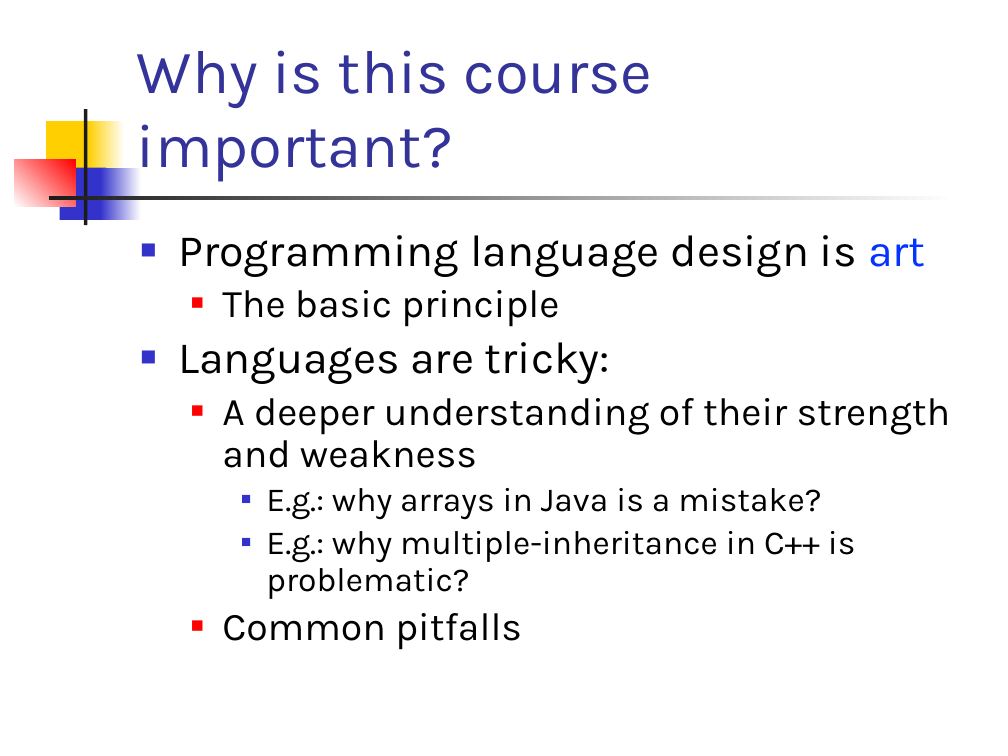
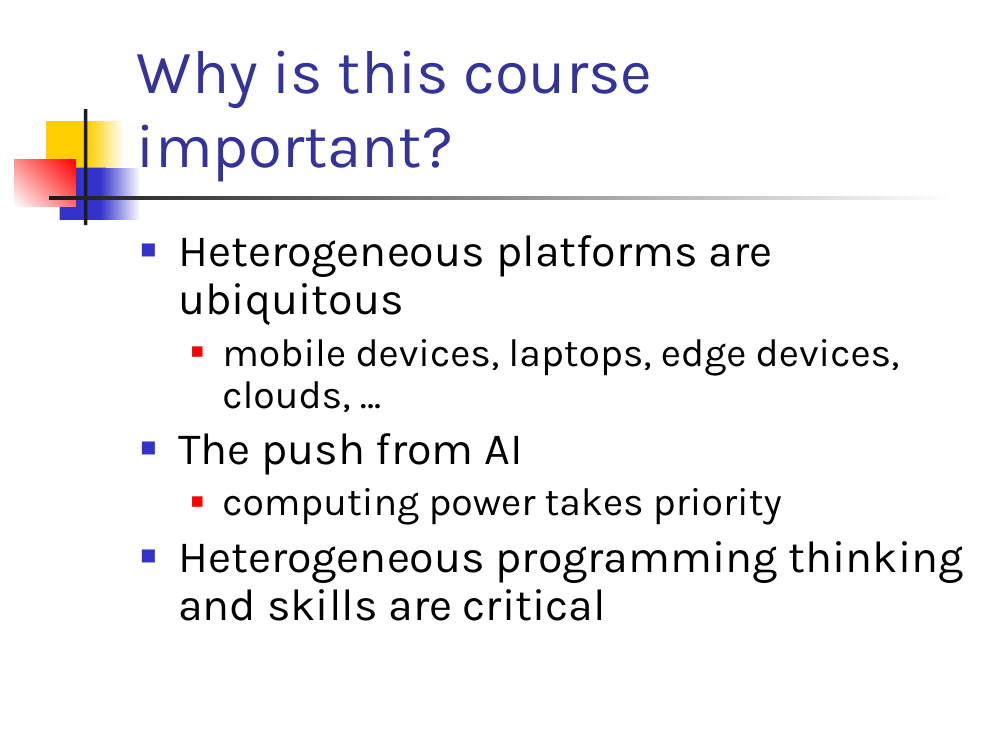
Before and after one commit to csslab-ustc/csslab-ustc.github.io, a slide deck: slide 4 of courses/popl26/slides/lec01-overview.pptx. Drawn at 1008x756 pixels with LibreOffice and Linux fonts; fonts in the diff are those of the drawing. Boxes give left, top, right and bottom in pixels: in the first picture for what was removed or moved away, otherwise in the second. Text is boxed around its words. In the diff, an @@ line names an element or a change of style, - is before the commit and + after.

```diff
--- a/courses/popl26/slides/lec01-overview.pptx
+++ b/courses/popl26/slides/lec01-overview.pptx
@@ text at (x1=178, y1=235, x2=964, y2=621): text changed; size 24 to 32 pt @@
-■ Programming language design is art
-  ■ The basic principle
-■ Languages are tricky:
-  ■ A deeper understanding of their strength and weakness
-    ■ E.g.: why arrays in Java is a mistake?
-    ■ E.g.: why multiple-inheritance in C++ is problematic?
-  ■ Common pitfalls
+■ Heterogeneous platforms are ubiquitous
+  ■ mobile devices, laptops, edge devices, clouds, …
+■ The push from AI
+  ■ computing power takes priority
+■ Heterogeneous programming thinking and skills are critical
```
Also in this commit, not shown: 9 other slides changed, 2 slides removed.
